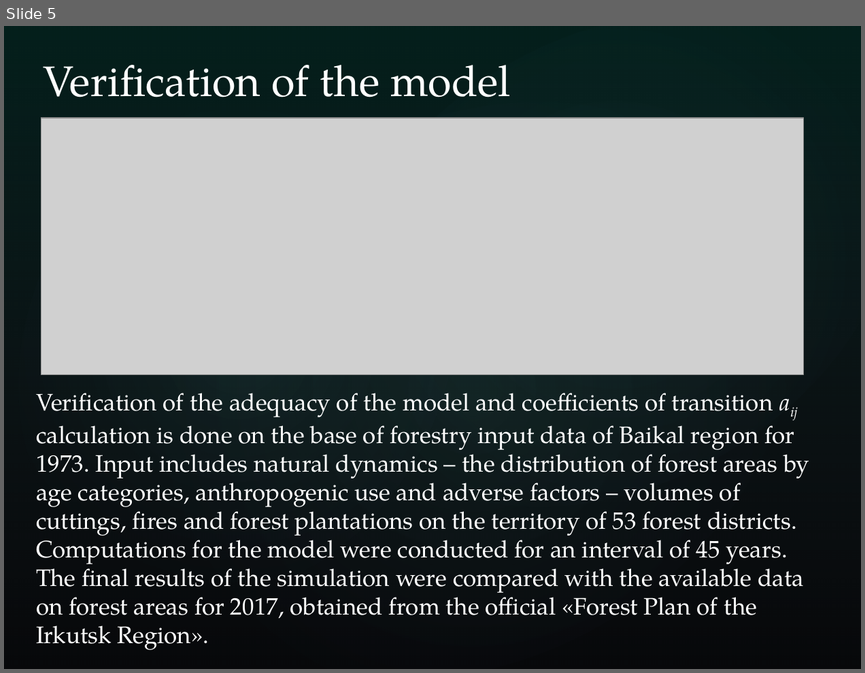
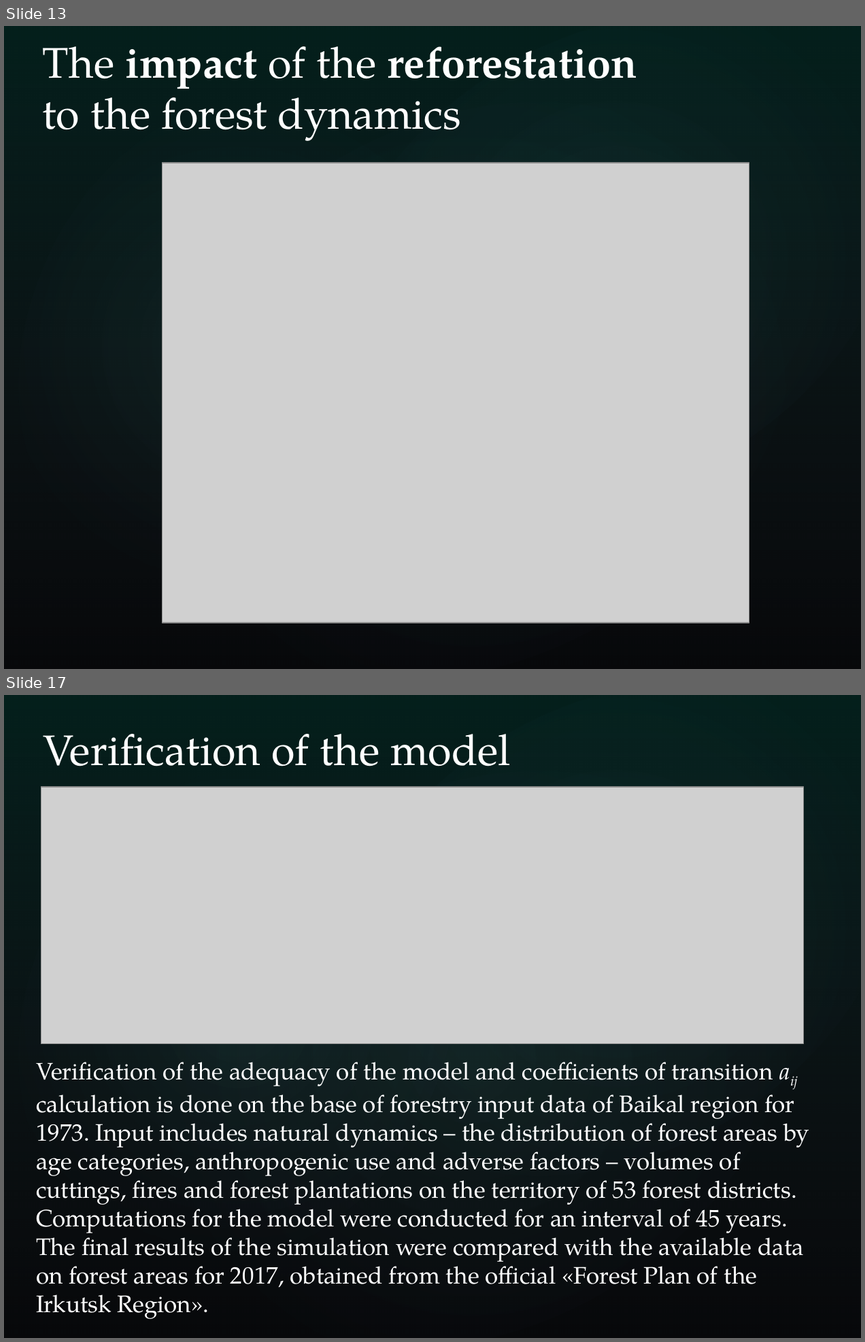
Before and after one commit to eugeneai/pres, a slide deck: china-travel/ready/popova_aiit19.pptx. Shown one above the other, each under a label of ours: slide 5 before the commit, slides 13 and 17 after it; the slides between them are not shown. The pictures are 865x673 and 865x1342 pixels, drawn with LibreOffice and Linux fonts; fonts in the diff are those of the drawing; grey boxes stand for pictures; background and template pictures are left out. Boxes give left, top, right and bottom in pixels: in the first picture for what was removed or moved away, otherwise in the second. Text is boxed around its words. In the diff, an @@ line names an element or a change of style, - is before the commit and + after.

```diff
--- a/china-travel/ready/popova_aiit19.pptx
+++ b/china-travel/ready/popova_aiit19.pptx
@@ slide 13 added at box(4, 26, 861, 669), background picture (left out); not listed: 4 template elements that a slide beside it also shows @@
@@ text added at box(43, 46, 636, 141), 36 pt, text #FFFFFF @@
+The impact of the reforestation
+to the forest dynamics
@@ picture added at box(162, 163, 749, 623) @@
@@ what was slide 5 is now slide 17 @@
```
Also in this commit, not shown: 5 slides changed, 13 other slides added, 1 slide removed, 8 other files.
